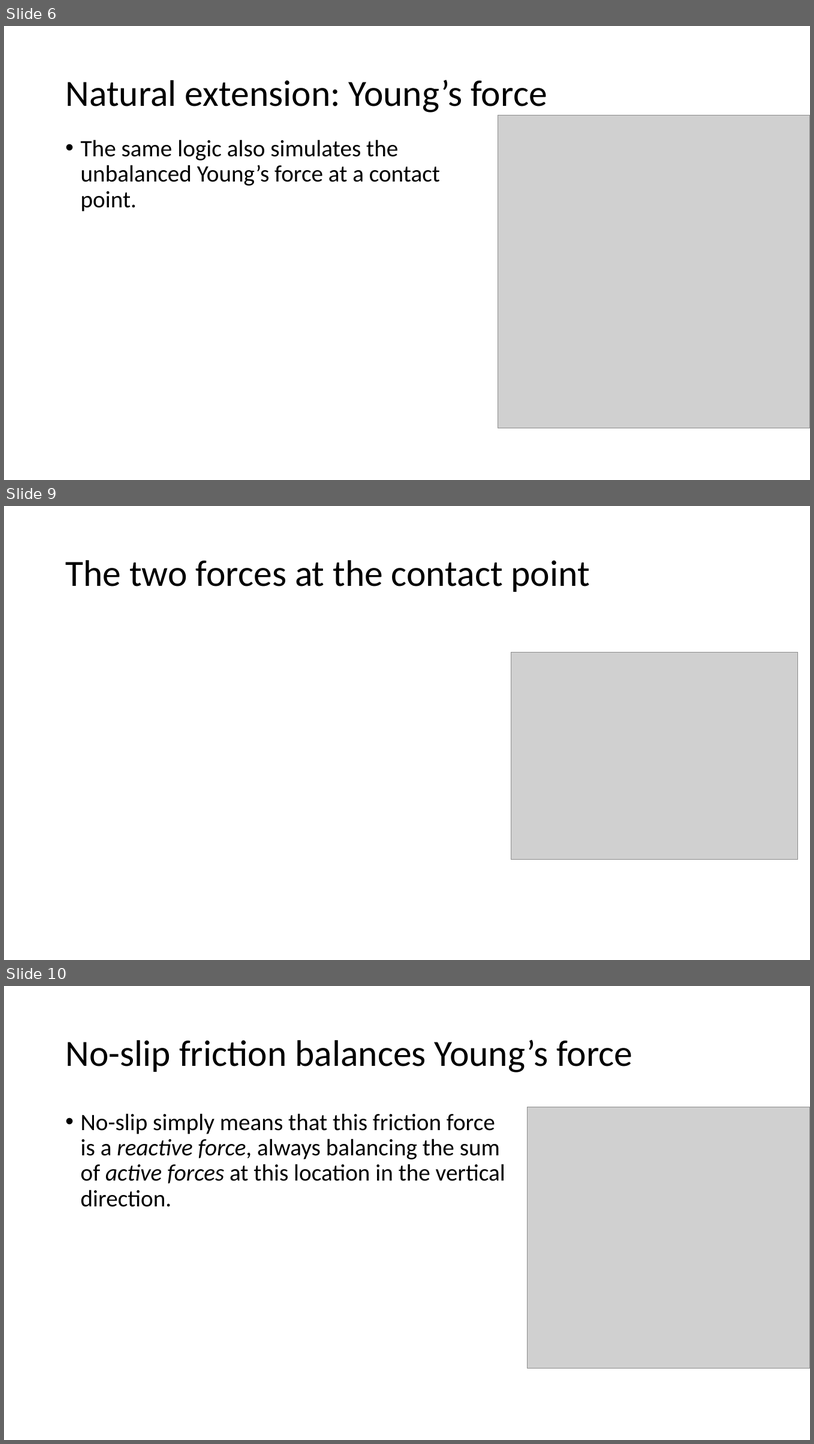
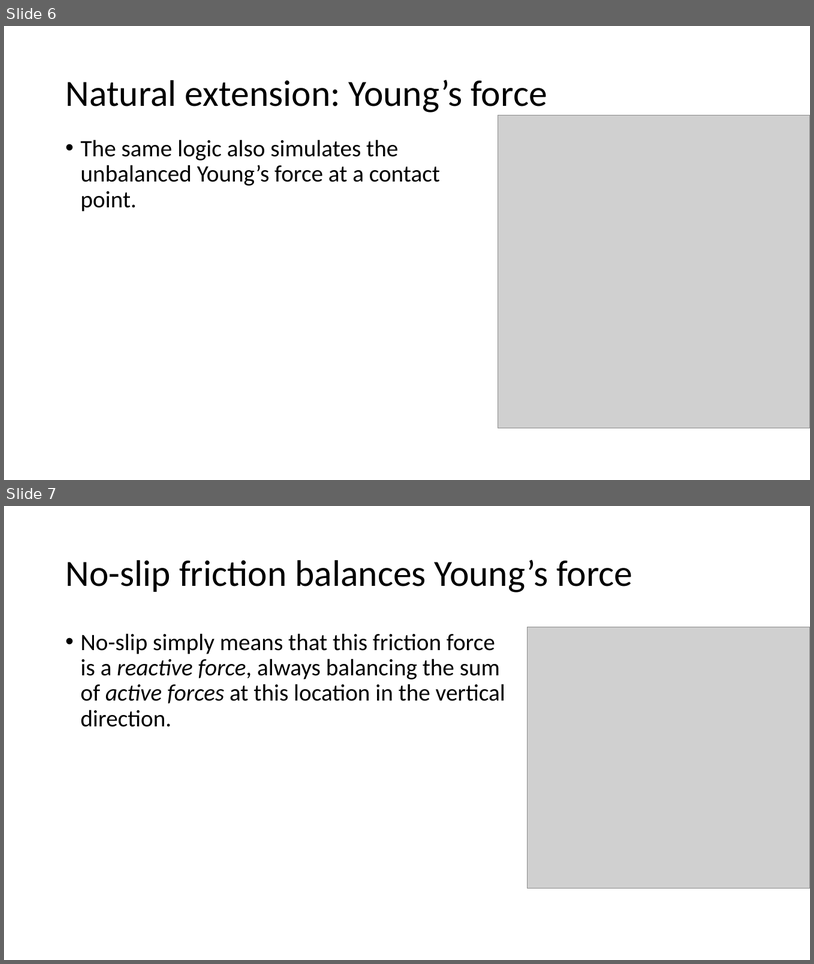
Before and after one commit to Daniel-Chin/droplet, a slide deck: APS_conf/slides.pptx. Shown one above the other, each under a label of ours: slides 6, 9 and 10 before the commit, slides 6 and 7 after it; the slides between them are not shown. The pictures are 814x1444 and 814x964 pixels, drawn with LibreOffice and Linux fonts; fonts in the diff are those of the drawing; grey boxes stand for pictures. Boxes give left, top, right and bottom in pixels: in the first picture for what was removed or moved away, otherwise in the second. Text is boxed around its words. In the diff, an @@ line names an element or a change of style, - is before the commit and + after.

```diff
--- a/APS_conf/slides.pptx
+++ b/APS_conf/slides.pptx
@@ slide 9 removed at <box>4,506,810,960</box>, background #FFFFFF @@
@@ title removed at <box>65,560,590,592</box> @@
-The two forces at the contact point
@@ picture removed at <box>512,652,798,860</box> @@
@@ what was slide 10 is now slide 7 @@
```
Also in this commit, not shown: 2 slides changed, 9 other slides removed.
